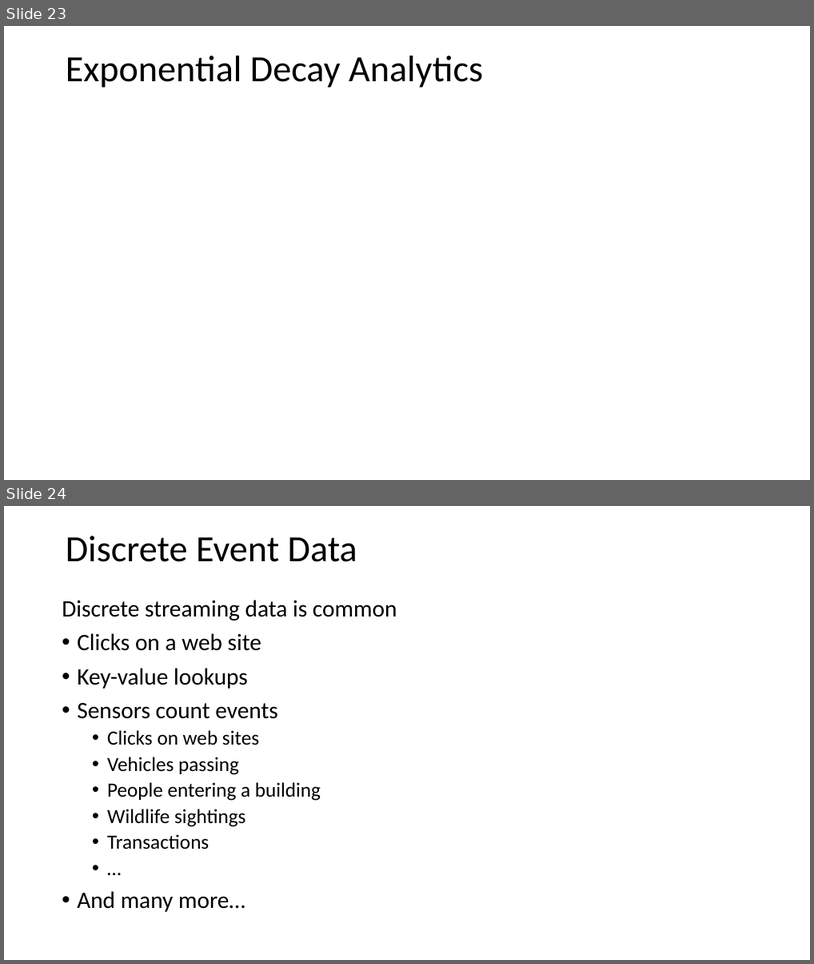
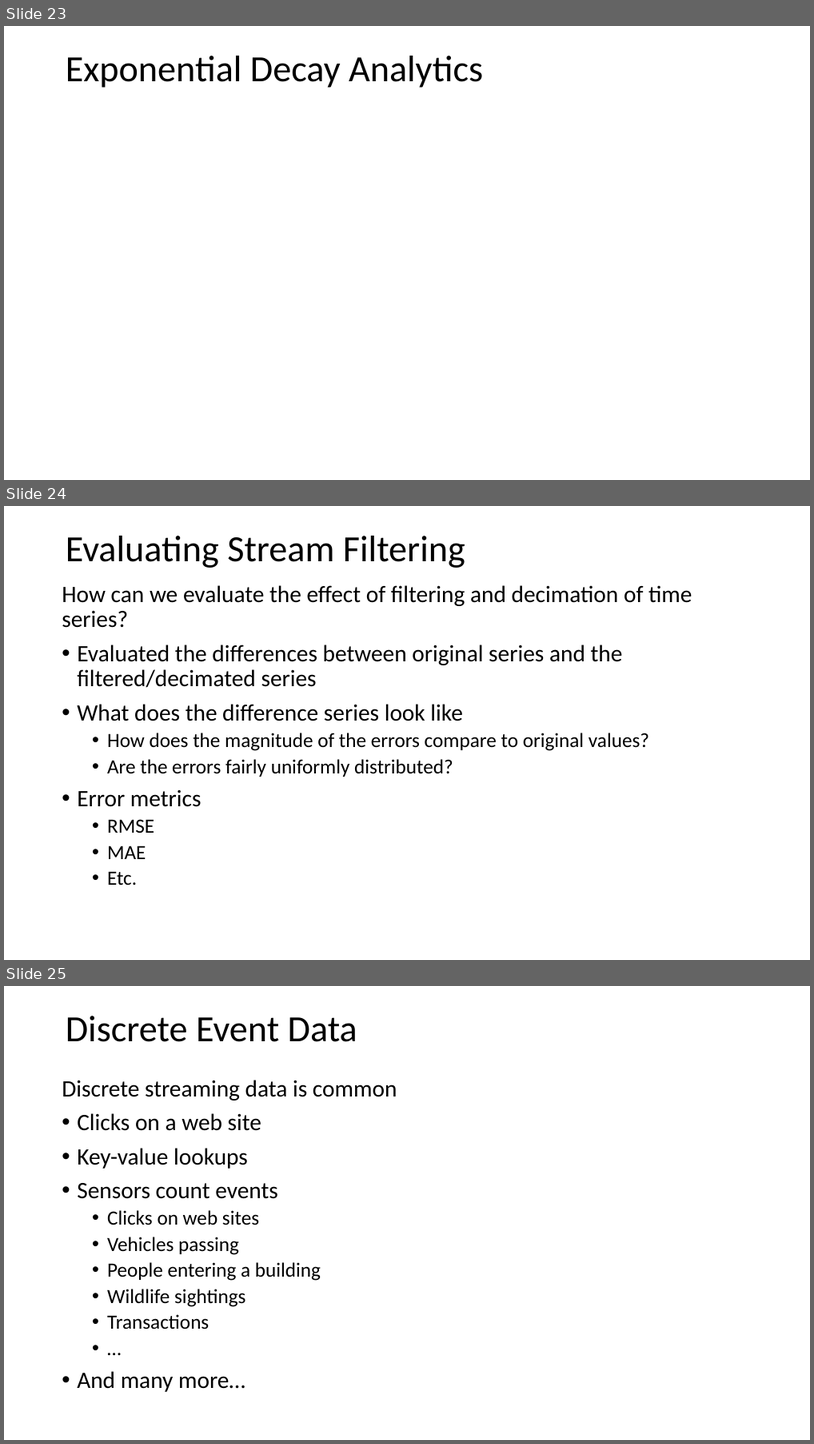
Before and after one commit to StephenElston/CSCI-E-108, a slide deck: slides/3_StreamingAnalytics.pptx. Shown one above the other, each under a label of ours: slides 23 and 24 before the commit, slides 23, 24 and 25 after it. The pictures are 814x964 and 814x1444 pixels, drawn with LibreOffice and Linux fonts; fonts in the diff are those of the drawing; grey boxes stand for pictures. Boxes give left, top, right and bottom in pixels: in the first picture for what was removed or moved away, otherwise in the second. Text is boxed around its words. In the diff, an @@ line names an element or a change of style, - is before the commit and + after.

```diff
--- a/slides/3_StreamingAnalytics.pptx
+++ b/slides/3_StreamingAnalytics.pptx
@@ slide 24 added at box(4, 506, 810, 960), background #FFFFFF @@
@@ text added at box(66, 536, 466, 568), 44 pt, text #000000 @@
+Evaluating Stream Filtering
@@ text added at box(62, 585, 692, 884), 28 pt, text #000000 @@
+How can we evaluate the effect of filtering and decimation of time series?
+• Evaluated the differences between original series and the filtered/decimated series
+• What does the difference series look like
+  • How does the magnitude of the errors compare to original values?
+  • Are the errors fairly uniformly distributed?
+• Error metrics
+  • RMSE
+  • MAE
+  • Etc.
@@ what was slide 24 is now slide 25 @@
```
Also in this commit, not shown: 3 other slides added.
